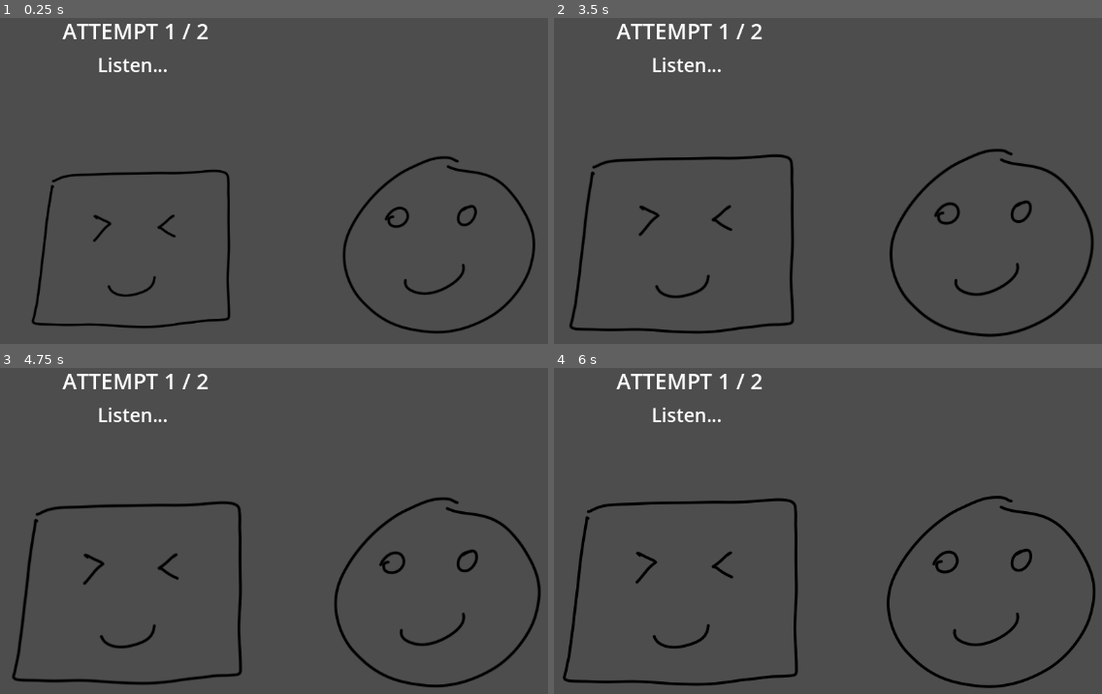
Above: before the commit, frames 1-4 (two rows, left to right).
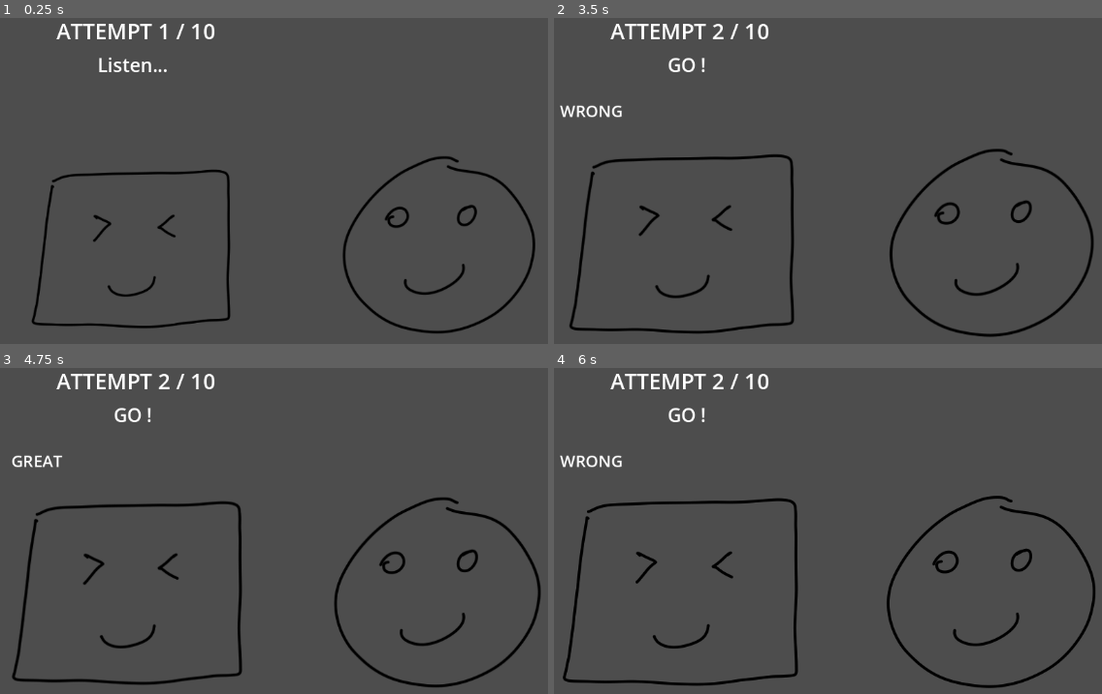
Above: after the commit, the same moments.

Repository: edralzar/gwj-86
Game: Godot game, scene res://scene_1.tscn
Same seed, same stepped clock (60 frames per second), same inputs: the game is played once before the commit and once after it. Sound files missing from this copy of the repository are replaced by a short silence.
Inputs:
- Up to frame 1 (0.25 s): no input
- Up to frame 2 (3.5 s): no input
- Up to frame 3 (4.75 s): no input
- Up to frame 4 (6 s): no input

The runs differ from the first frame. In frame 1, 0.8% of the frame differs, in the area x 10-40%, y 1-7%; in frame 2, 1.3%, in the area x 1-40%, y 1-31%; in frame 3, 1.2%; in frame 4, 1.3%.
Error after the commit: Cannot call method 'play' on a null value. (res://node_2d.gd:63)

Commit message:
Remove beat wav playing, infinite beat counter

Diff:
--- a/scene_1.tscn
+++ b/scene_1.tscn
@@ -10,44 +10,29 @@
 [ext_resource type="Resource" uid="uid://d085rl7odvhas" path="res://assets/samples/synth/B4.tres" id="9_0qqw6"]
 [ext_resource type="Script" uid="uid://bcwt5giabpceq" path="res://addons/SimpleSampler/sampler_instrument_2D.gd" id="11_2fno3"]
 
-[sub_resource type="LabelSettings" id="LabelSettings_2fno3"]
-font_size = 24
-
 [sub_resource type="LabelSettings" id="LabelSettings_jl8ns"]
 font_size = 28
 
 [sub_resource type="LabelSettings" id="LabelSettings_t0rxu"]
 font_size = 32
 
+[sub_resource type="LabelSettings" id="LabelSettings_2fno3"]
+font_size = 24
+
 [node name="Scene1" type="Node2D"]
 script = ExtResource("1_1abo5")
+max_attempts = 10
 
-[node name="RhythmNotifier" type="Node" parent="." node_paths=PackedStringArray("audio_stream_player")]
+[node name="RhythmNotifier" type="Node" parent="."]
 script = ExtResource("2_knagl")
 bpm = 140.0
 beat_length = 0.42857142857142855
-audio_stream_player = NodePath("AudioStreamPlayer")
+running = true
 metadata/_custom_type_script = "uid://dos3qhffr4v0a"
 
 [node name="AudioStreamPlayer" type="AudioStreamPlayer" parent="RhythmNotifier"]
 stream = ExtResource("3_t0rxu")
 volume_db = -8.901
-
-[node name="JudgeLabel" type="Label" parent="."]
-anchors_preset = 5
-anchor_left = 0.5
-anchor_right = 0.5
-offset_left = 35.0
-offset_top = 136.0
-offset_right = 246.0
-offset_bottom = 182.0
-grow_horizontal = 2
-size_flags_horizontal = 6
-text = "GREAT"
-label_settings = SubResource("LabelSettings_2fno3")
-horizontal_alignment = 1
-vertical_alignment = 1
-uppercase = true
 
 [node name="GuideLabel" type="Label" parent="."]
 offset_left = 87.0
@@ -66,6 +51,22 @@
 offset_bottom = 81.0
 text = "ATTEMPT x / y"
 label_settings = SubResource("LabelSettings_t0rxu")
+horizontal_alignment = 1
+vertical_alignment = 1
+uppercase = true
+
+[node name="JudgeLabel" type="Label" parent="."]
+anchors_preset = 5
+anchor_left = 0.5
+anchor_right = 0.5
+offset_left = 35.0
+offset_top = 136.0
+offset_right = 246.0
+offset_bottom = 182.0
+grow_horizontal = 2
+size_flags_horizontal = 6
+text = "GREAT"
+label_settings = SubResource("LabelSettings_2fno3")
 horizontal_alignment = 1
 vertical_alignment = 1
 uppercase = true
